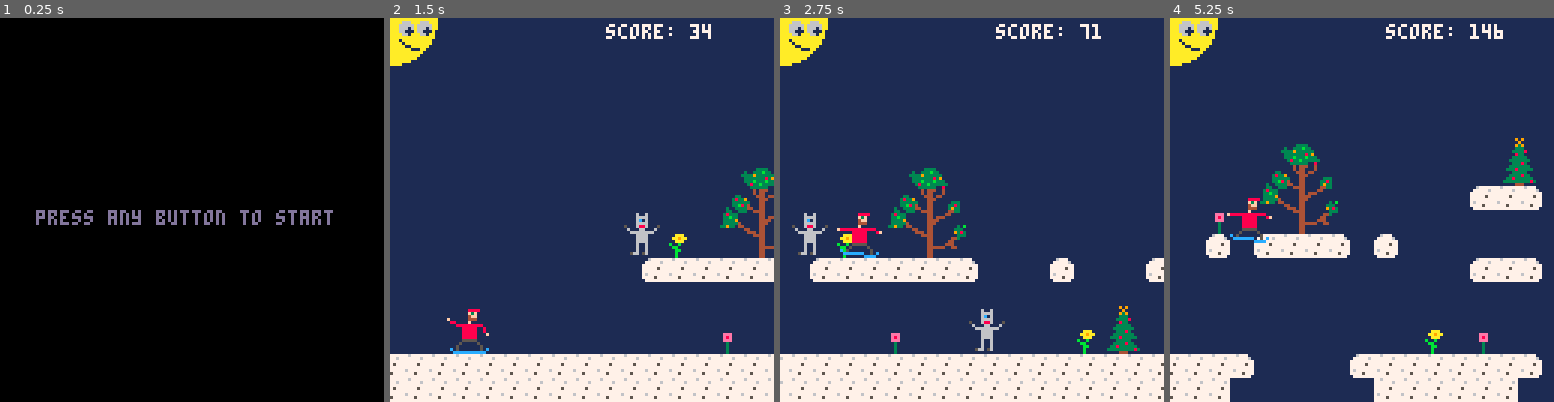
Above: before the commit, frames 1-4 (left to right).
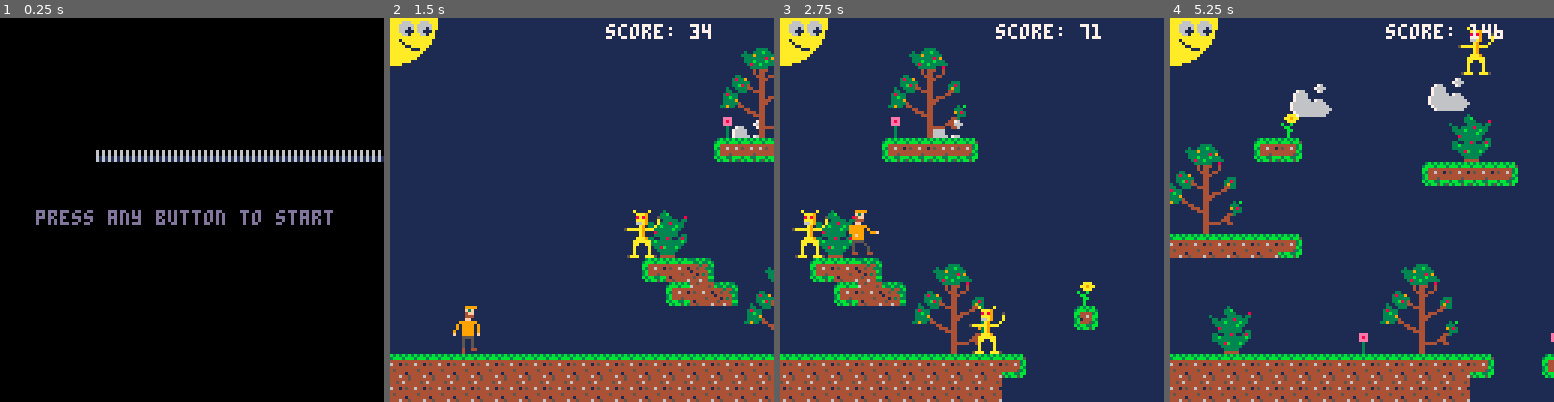
Above: after the commit, the same moments.

Repository: elennick/bksowa
Game: PICO-8 cartridge bksowa.p8
The game is run twice, just before and just after one commit, with the same random seed, the same clock (stepped at 60 frames per second) and the same inputs.
Inputs:
- Up to frame 1 (0.25 s): no input
- Up to frame 2 (1.5 s): tap X (X key) at 0.33, 1.07 s; tap O (Z key) at 0.7 s
- Up to frame 3 (2.75 s): hold Right 1.6-2.1 s; tap O (Z key) at 1.7, 2.1, 2.5 s; tap X (X key) at 1.85 s; hold Up 2.15-2.42 s; hold Right from 2.47 s (still down)
- Up to frame 4 (5.25 s): tap O (Z key) every 0.4 s from 2.9 to 4.9 s; tap X (X key) at 2.97, 4.08, 5.2 s; release Right at 3.03 s; hold Left 3.08-3.58 s; hold Down 3.63-3.97 s; hold Right 4.02-4.68 s; hold Up 4.73-5.03 s; hold Left from 5.08 s (still down)

The runs differ from the first frame. In frame 1, 1.8% of the frame differs, in the area x 25-100%, y 34-38%; in frame 2, 22%; in frame 3, 26%; in frame 4, 28%, in the area x 0-100%, y 2-100%.

Commit message:
added stuff to third level

Diff:
--- a/bksowa.p8
+++ b/bksowa.p8
@@ -27,9 +27,16 @@
   l[2].psprites[2] = 72
   l[2].psprites[3] = 74
   l[2].esprite = 98
-  cl = 1
-
-  start(2)
+  l[3] = {}
+  l[3].psprites = {}
+  l[3].y = 256
+  l[3].pstarty = 296
+  l[3].psprites[1] = 76
+  l[3].psprites[2] = 78
+  l[3].psprites[3] = 110
+  l[3].esprite = 100
+
+  start(1)
 end
 
 function start(level)
@@ -115,6 +122,12 @@
       enemies.lj = 0
     end
     enemies.lj += 1
+
+    if score > 1000 and cl==1 then
+      start(2)
+    elseif score > 2000 and cl==2 then
+      start(3)
+    end
   end
 end
 
@@ -168,7 +181,7 @@
 end
 
 function drawenv()
-  rectfill(0,0,1050,256,1) //sky
+  rectfill(0,0,1050,392,1) //sky
 
   circfill(cx,l[cl].y,15,10) //sun
   circfill(cx+5,l[cl].y+3,2,6)
@@ -273,8 +286,41 @@
 
 
 
+…(33 lines of a section not shown)…
 __gff__
-0000010101010000000000000000000000000101010000000000000000000000000001010100000000000000000000000000010100000000000000000000000000000000000000000000000000000000000000000000000000000000000000000202020200000000000000000000000002020202000000000000000000000000
+0000010101010100000000000000000000000101010001000000000000000000000001010100000000000000000000000000010100000000000000000000000000000000000000000000000000000000000000000000000000000000000000000202020202020000000000000000000002020202020200000000000000000000
 0000000000000000000000000000000000000000000000000000000000000000000000000000000000000000000000000000000000000000000000000000000000000000000000000000000000000000000000000000000000000000000000000000000000000000000000000000000000000000000000000000000000000000
 __map__
 0000000000000000000000000000000000000000000000000000000000000000000000000000000000000000000000000000000000000000000000000000000000000000000000000000000000000000000000000000000000000000000000000000000000000000000000000000000000000000000000000000000000000000
@@ -298,10 +344,10 @@
 0000000000000000000000000000000000000000000000000000000000000000000000000000000000000000000000000000000000000000000000000000000000000000000000000000000000000000000000000000000000000000000000000000000000000000000000000000000000000000000000000000000000000000
 0000000000000000000000000000000000000000000000000000000000000000000000000000000000000000000000000000000000000000000000000000000000000000000000000000000000000000000000000000000000000000000000000000000000000000000000000000000000000000000000000000000000000000
 0000000000000000000000000000000000000000000000000000000000000000000000000000000000000000000000000000000000000000000000000000000000000000000000000000000000000000000000000000000000000000000000000000000000000000000000000000000000000000000000000000000000000000
-000000000000000000000000000000000000000000000000000000000000000000000000000000000708090a0000000000000e0f00000000000000000000000000000000000000000000000000000000000000000000000000000000000000000000000000000000000000000000000000000000000000000000000000000000
-000000000000000000000000000000000000000000000708090a00000000000000000000000000001718191a0000000000001e1f00000000000000000000000000000000000000000000000000000000000000000000000000000000000000000000000000000000000000000000000000000000000000000000000000000000
-000000000000000000000000000000000000000000001718191a00000000000000000000000000002728292a000000000022233200000000000000000000000000000000000000000000000000000000000000000000000000000000000000000000000000000000000000000000000000000000000000000000000000000000
-000000000000000000000000000000000000000000002728292a0000000000000000000000001d003738393a000000000000000000000000000000000000000000000000000000000000000000000000000000000000000000000000000000000000000000000000000000000000000000000000000000000000000000000000
+000000000000000000000000000000000000000000000000000000000000000000000000000000000708090a000000000000000000000000000000000000000000000000000000000000000000000000000000000000000000000000000000000000000000000000000000000000000000000000000000000000000000000000
+000000000000000000000000000000000000000000000708090a00000000000000000000000000001718191a0000000000000e0f00000000000000000000000000000000000000000000000000000000000000000000000000000000000000000000000000000000000000000000000000000000000000000000000000000000
+000000000000000000000000000000000000000000001718191a00000000000000000000000000002728292a0000000000001e1f00000000000000000000000000000000000000000000000000000000000000000000000000000000000000000000000000000000000000000000000000000000000000000000000000000000
+000000000000000000000000000000000000000000002728292a0000000000000000000000001d003738393a000000000022233200000000000000000000000000000000000000000000000000000000000000000000000000000000000000000000000000000000000000000000000000000000000000000000000000000000
 00000000000000000000000000000000000000000d003738393a000000000000000000000000330022232332003300000000000000000000000000000000000000000000000000000000000000000000000000000000000000000000000000000000000000000000000000000000000000000000000000000000000000000000
 000000000000000000000000000000000000002223232323233200000033000000330000000000000000000000000000002223320000000000000000000708090a000000000000000000000000000000000708090a00000000000000000000000000000000000000000000000000000000000000000000000000000000000000
 000000000000000000000000000000000000000000000000000000000000000000000000000000000000000000000000000000000000000000000000001718191a000000000000000000000000000000001718191a00000000000000000000000000000000000000000000000000000000000000000000000000000000000000
Not shown, changed: 80 lines of the sprite sheet (__gfx__) section of bksowa.p8
